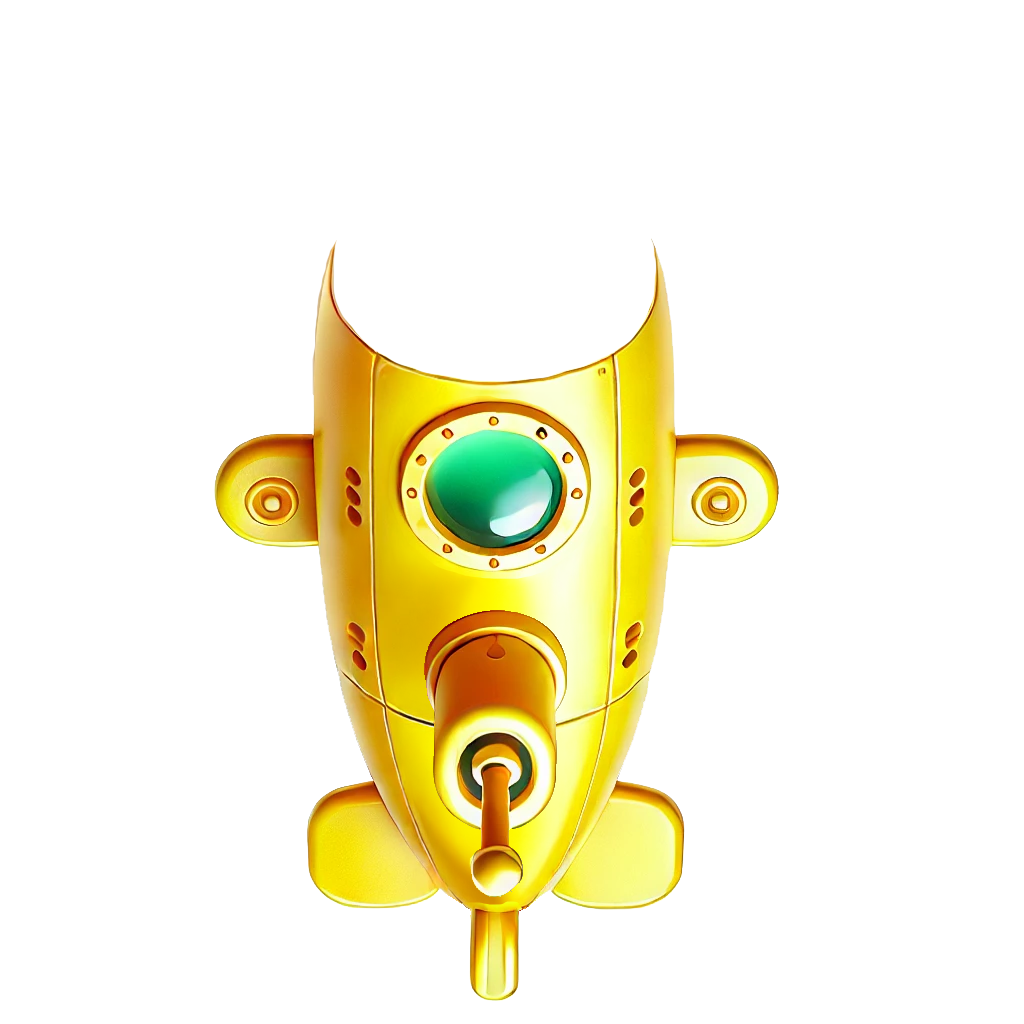
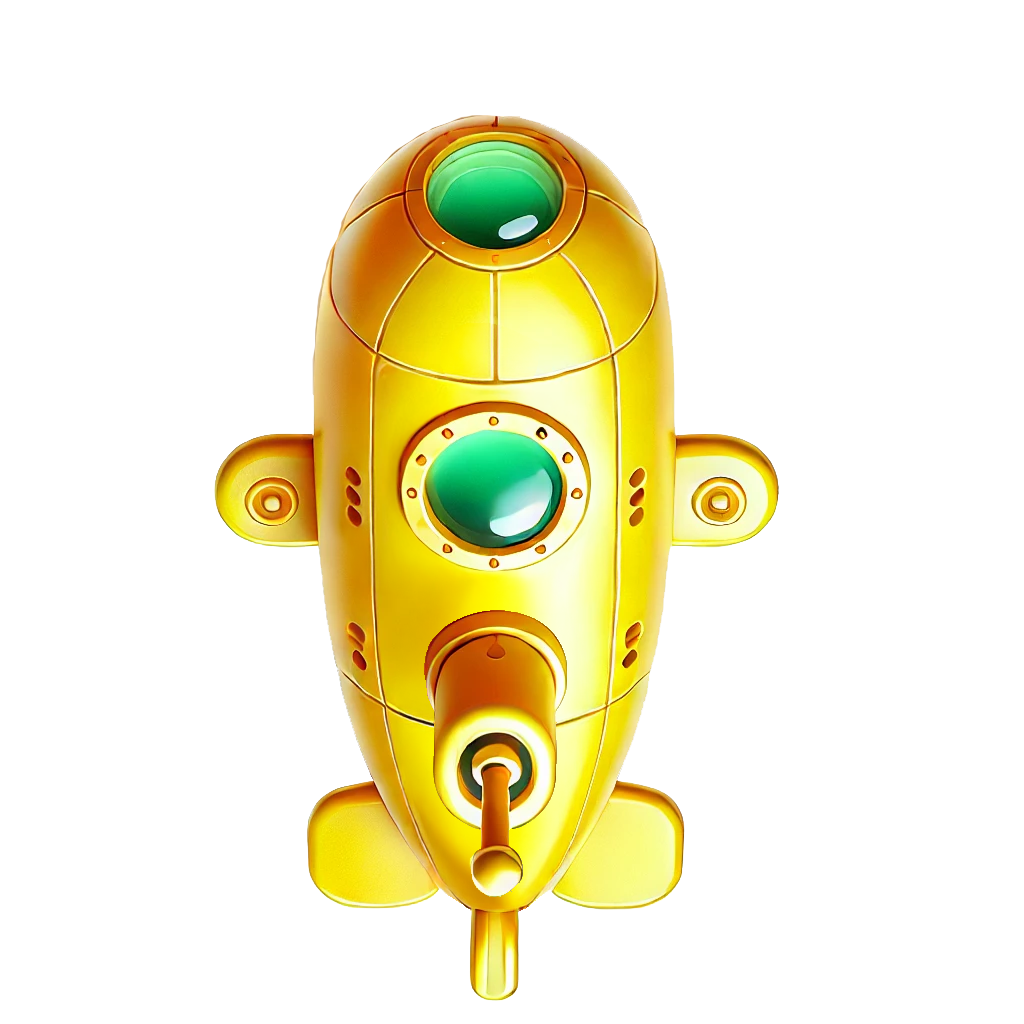
Comparing the layer stacks of the two w=1024, h=1024 images. Changes:
removed layer "Layer 3" over [669, 428, 676, 552]
removed layer "Layer 4" over [309, 428, 323, 555]
renamed "Generative Fill" to "TopWindow", moved it above "TopRightWing", painted on it over [309, 115, 676, 1001]
added layer "TopRightWing" above "TopLeftWing" over [671, 433, 676, 547]
added layer "TopLeftWing" above "AirSumbarinePart" over [309, 433, 320, 555]
added layer "BottonRightWing" above "BottonLeftWing" over [551, 779, 620, 895]
added layer "BottonLeftWing" above "Tail" over [367, 780, 440, 894]
added layer "Tail" above "MainWindow" over [461, 903, 523, 1001]
added layer "MainWindow" above "BottonBody" over [393, 399, 593, 573]
added layer "BottonBody" above "MainBody" over [336, 665, 651, 915]
renamed "Layer 6" to "MainBody", painted on it over [309, 120, 676, 910]
removed layer "Layer 7" over [367, 766, 449, 894]
removed layer "Layer 8" over [461, 901, 523, 1001]
removed layer "Layer 9" over [388, 395, 601, 579]
